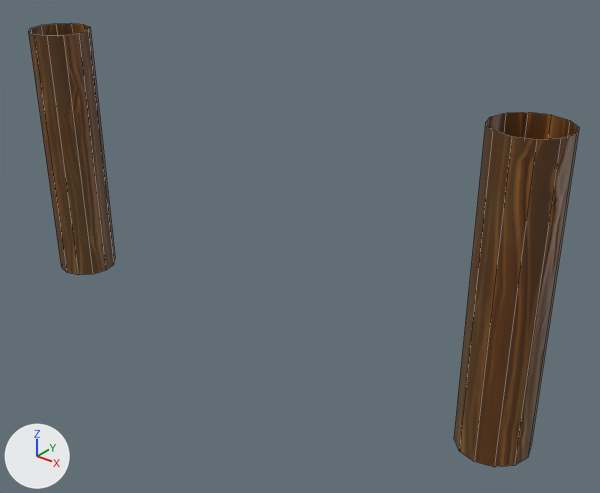
What one commit did to the FBX model Asset/Model/TaehyeonTestScene/Cylinder.079.fbx.
Rendered twice from a camera (50 mm lens) standing at (-136.97, 166.11, 2.08) and looking at (-139.14, 168.83, 0.4). The axes (+X, +Y, +Z) are drawn at lower left. The lights are the same throughout. Mesh edges are drawn as thin lines. Where no turn or scale is listed for an object, it has been applied to the vertices.
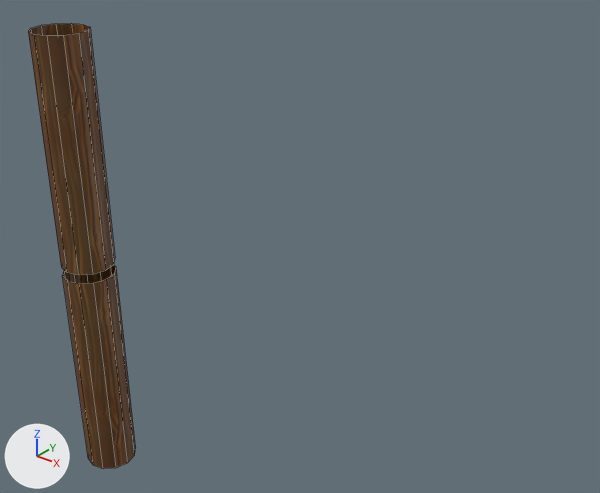
Where the newer file only moved an object's origin or applied its transform, the numbers keep the older frame.

Where the change shows, as pixel boxes [x1, y1, x2, y2] in the pictures (600 x 493 px; the box of a moved part takes in the faces that stretch with it):
'Cylinder.079', reshaped (80% narrower): before [28, 23, 579, 467]; after [28, 23, 135, 468]
part 1 of me_cylinder_001, moved or reshaped: before [454, 112, 579, 467]; after [62, 265, 135, 468]

Edits to the bpy script that builds the scene:
```text
Change me_cylinder_001:
    where me_cylinder_001.from_pydata(...)  # 48 vertices, 24 faces; spans x -0.14..2.55, y -0.14..0.14, z -0.67..0.58
    used by ob_cylinder_079; location = (-140.391, 168.548, 0.693)
    me_cylinder_001 part 1: the loose piece of 24 vertices spanning x 2.27..2.55, y -0.14..0.14, z -0.67..0.58 is turned -180 degrees about the y axis through its middle, then moved by (-2.41, 0.0, -1.3)
```
